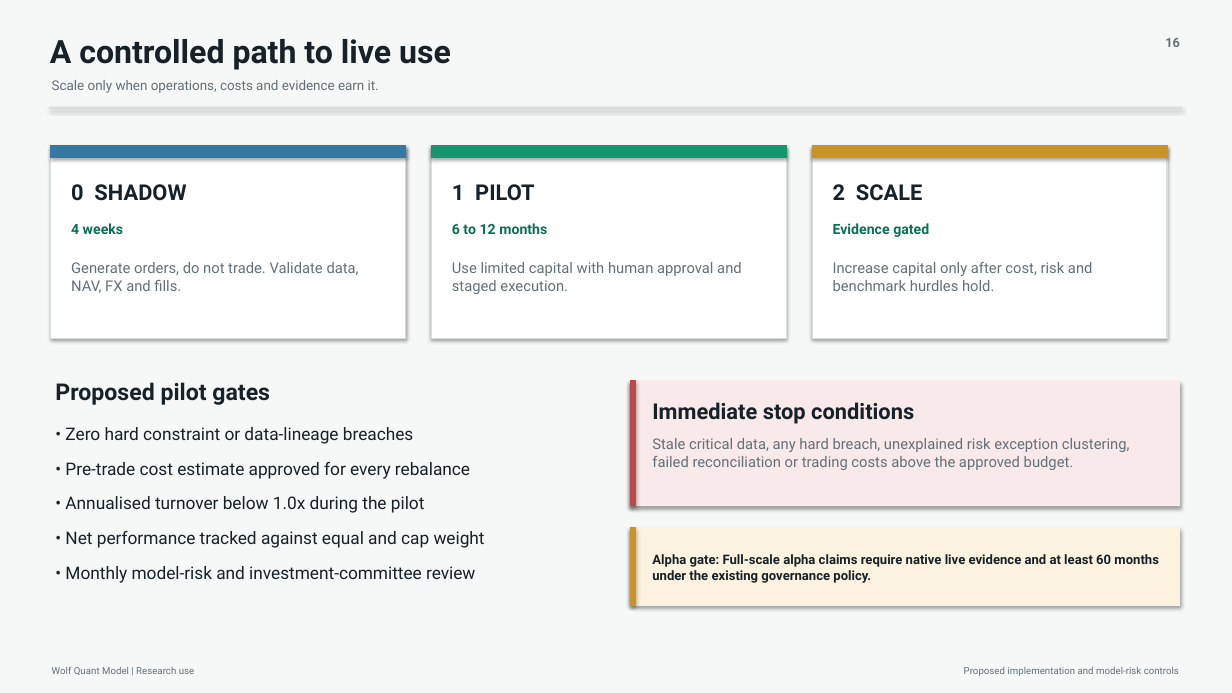
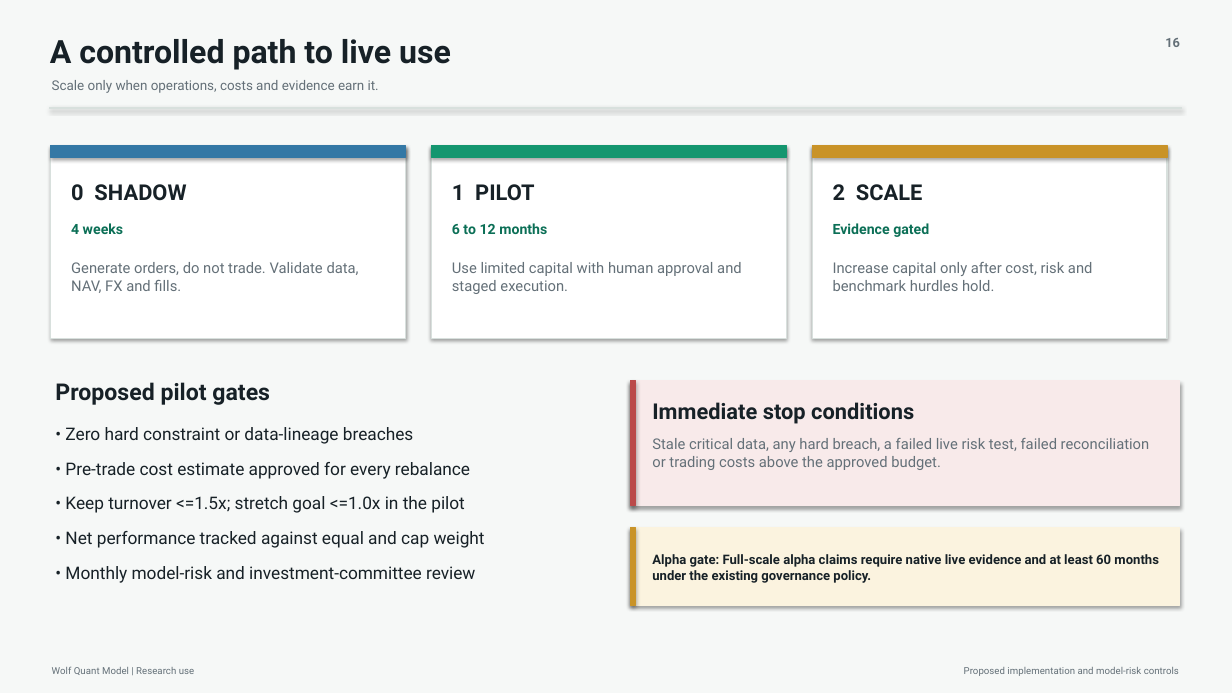
Before and after one commit to rohen97/Quantitative-Optimisation-Risk-Engine, a slide deck: slide 16 of reports/presentations/wolf_investment_principal/wolf_quant_model_ic_briefing.pptx. Drawn at 1232x693 pixels with LibreOffice and Linux fonts; fonts in the diff are those of the drawing. Boxes give left, top, right and bottom in pixels: in the first picture for what was removed or moved away, otherwise in the second. Text is boxed around its words. In the diff, an @@ line names an element or a change of style, - is before the commit and + after.

```diff
--- a/reports/presentations/wolf_investment_principal/wolf_quant_model_ic_briefing.pptx
+++ b/reports/presentations/wolf_investment_principal/wolf_quant_model_ic_briefing.pptx
@@ text at (652, 438, 1150, 470): text changed @@
-Stale critical data, any hard breach, unexplained risk exception clustering, failed reconciliation or trading costs above the approved budget.
+Stale critical data, any hard breach, a failed live risk test, failed reconciliation or trading costs above the approved budget.
@@ text at (65, 496, 465, 513): text changed @@
-• Annualised turnover below 1.0x during the pilot
+• Keep turnover <=1.5x; stretch goal <=1.0x in the pilot
```
Also in this commit, not shown: 7 other slides changed, 1 slide added, 1 slide removed, 11 other files.
